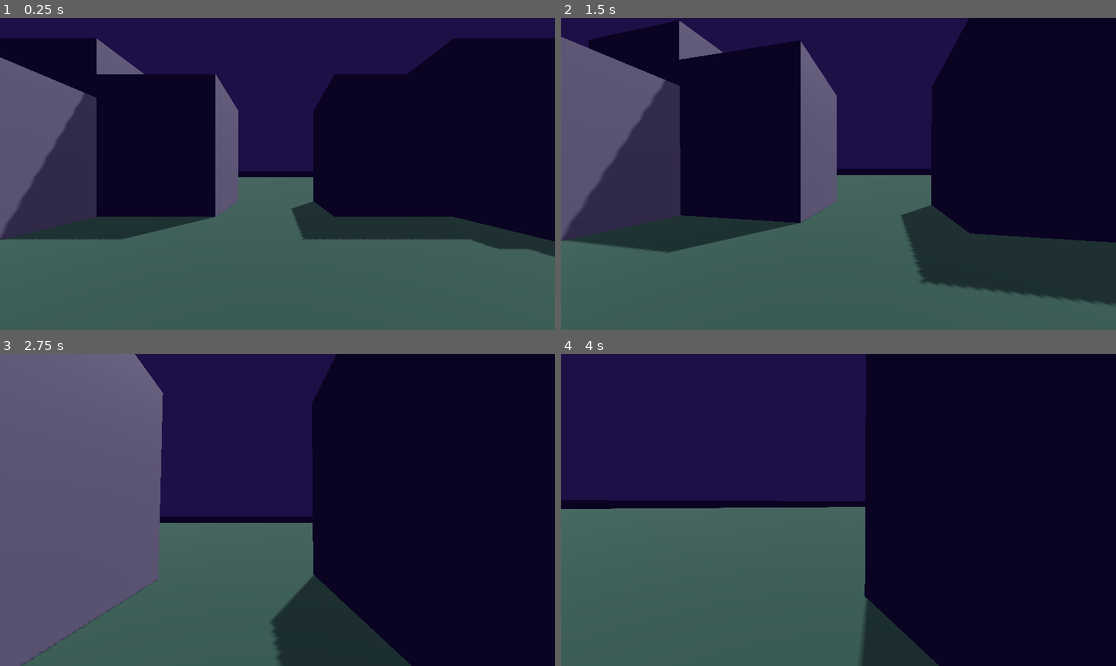
Above: before the commit, frames 1-4 (two rows, left to right).
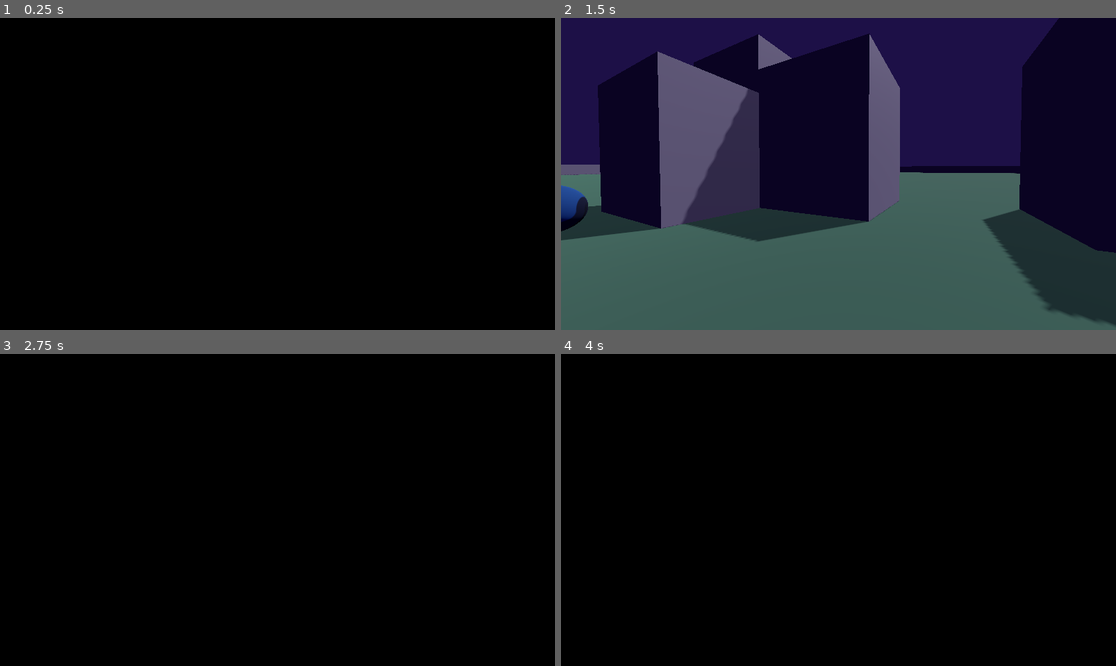
Above: after the commit, the same moments.

Repository: christian-suar/eyes-unseen
Game: Godot game, scene res://scenes/game.tscn
Same seed, same stepped clock (60 frames per second), same inputs: the game is played once before the commit and once after it. The engine's default icon, where the game draws it, is replaced by a stand-in: a white triangle on a blue panel in a dark square.
Inputs (mouse positions are in pixels of both pictures, inside the frame that each line leads up to):
- Up to frame 1 (0.25 s): no input
- Up to frame 2 (1.5 s): tap Enter at 0.5 s; move the mouse to (866, 174) at 0.52 s; hold W (move_forward) from 0.53 s (still down); tap E (Interact) at 0.6 s; tap Space (jump) at 0.77 s; move the mouse to (810, 174) at 1.27 s; click (810, 174) at 1.35 s
- Up to frame 3 (2.75 s): keep holding W (move_forward); tap Space (jump) at 1.52 s; move the mouse to (288, 503) at 2.02 s; hold Shift (sprint) from 2.03 s (still down)
- Up to frame 4 (4 s): keep holding W (move_forward); move the mouse to (832, 516) at 2.77 s; release Shift (sprint) at 2.78 s; tap E (Interact) at 2.85 s; tap Space (jump) at 3.02, 3.77 s; move the mouse to (877, 513) at 3.52 s; click (877, 513) at 3.6 s

The runs differ from the first frame. In frame 1, 100% of the frame differs, in the area x 0-100%, y 0-100%; in frame 2, 47%; in frame 3, 100%; in frame 4, 100%.

Commit message:
added "blindfold"
player can toggle if they want to see or not which freezes the enemy

Diff:
--- /dev/null
+++ b/assets/fading_screen.tscn
@@ -0,0 +1,19 @@
+[gd_scene load_steps=2 format=3 uid="uid://bqyneech2sxd6"]
+
+[sub_resource type="StyleBoxFlat" id="StyleBoxFlat_uu6ac"]
+bg_color = Color(0, 0, 0, 1)
+
+[node name="FadingScreen" type="Control"]
+layout_mode = 3
+anchors_preset = 15
+anchor_right = 1.0
+anchor_bottom = 1.0
+grow_horizontal = 2
+grow_vertical = 2
+mouse_filter = 1
+
+[node name="Panel" type="Panel" parent="."]
+layout_mode = 0
+offset_right = 3000.0
+offset_bottom = 1200.0
+theme_override_styles/panel = SubResource("StyleBoxFlat_uu6ac")
--- a/gds/Globals.gd
+++ b/gds/Globals.gd
@@ -7,4 +7,4 @@
 var enabled = false
 var dof_blur_strength = 0.01
 
-var canSee = false
+var canSee = true
--- a/gds/Node3D.gd
+++ b/gds/Node3D.gd
@@ -5,7 +5,7 @@
 func _ready():
 	Globals.camera = $Camera3D
 
-func _process(_delta):
+func _process(delta):
 	Globals.camera.attributes.dof_blur_amount = Globals.slider_value
 	Globals.camera.attributes.dof_blur_far_enabled = Globals.enabled
 	Globals.camera.attributes.dof_blur_far_distance = Globals.dof_blur_far_distance
--- a/gds/temp_player.gd
+++ b/gds/temp_player.gd
@@ -20,7 +20,7 @@
 @onready var head = $head
 @onready var head_camera = $head/Camera3D
 @onready var can_see = false
-
+@onready var fading_screen = $FadingScreen
 
 func _ready():
 	Input.set_mouse_mode(Input.MOUSE_MODE_CAPTURED)
@@ -79,14 +79,9 @@
 
 	### SIGHT
 
-
 	if Input.is_action_just_pressed("see"):
-		# get globals and make new variable for increasing the blur far distance
-		# possibly do something similar to exposure attribute
-		# make a function that steadily increases the blur to a certain amount in node3d of the camera
-		# resets, or "eye close", after 3 seconds
-		# cooldown of 4 seconds
-		pass
+		fading_screen.visible = !fading_screen.visible
+		Globals.canSee = !Globals.canSee
 
 
 
--- a/scenes/temp_player.tscn
+++ b/scenes/temp_player.tscn
@@ -1,9 +1,10 @@
-[gd_scene load_steps=9 format=3 uid="uid://doxlf84fpy8ko"]
+[gd_scene load_steps=10 format=3 uid="uid://doxlf84fpy8ko"]
 
 [ext_resource type="Script" path="res://gds/temp_player.gd" id="1_ofada"]
 [ext_resource type="Script" path="res://gds/Node3D.gd" id="2_qym0j"]
 [ext_resource type="PackedScene" uid="uid://cug23qebfggko" path="res://assets/cone.tscn" id="3_a0f54"]
 [ext_resource type="Script" path="res://scenes/Interaction.gd" id="4_mp536"]
+[ext_resource type="PackedScene" uid="uid://bqyneech2sxd6" path="res://assets/fading_screen.tscn" id="5_l721s"]
 
 [sub_resource type="CapsuleMesh" id="CapsuleMesh_b1fkt"]
 
@@ -77,4 +78,6 @@
 target_position = Vector3(0, -1, -50)
 debug_shape_custom_color = Color(0.823529, 0, 0, 1)
 
+[node name="FadingScreen" parent="." instance=ExtResource("5_l721s")]
+
 [connection signal="timeout" from="Timer" to="." method="_on_timer_timeout"]
Renamed: cone.glb -> assets/cone.glb
Not shown, changed: assets/cone.glb.import
